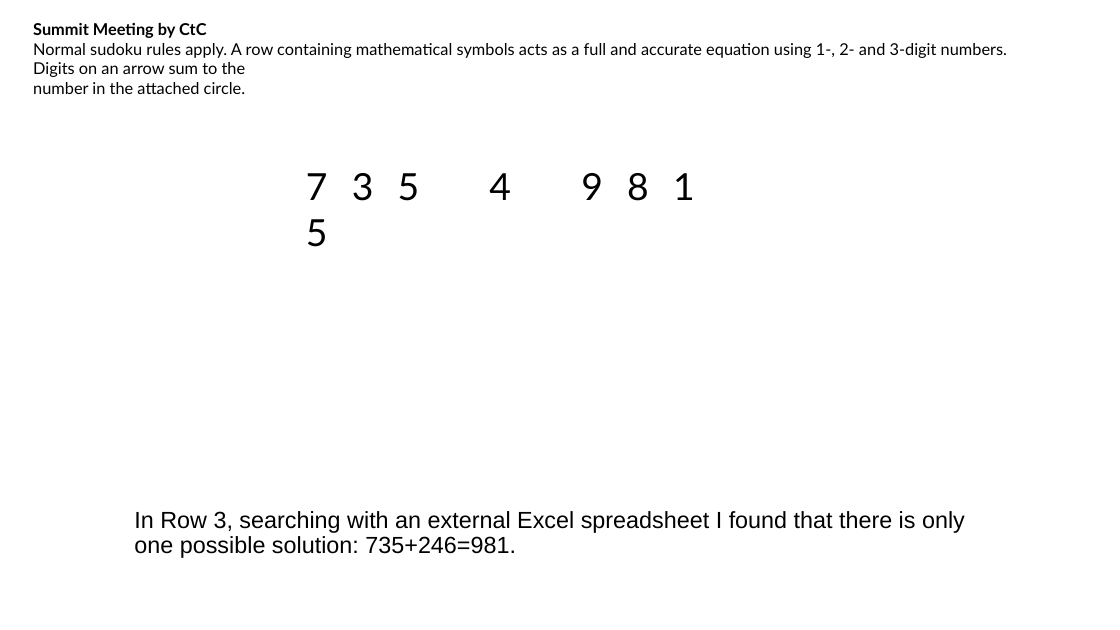
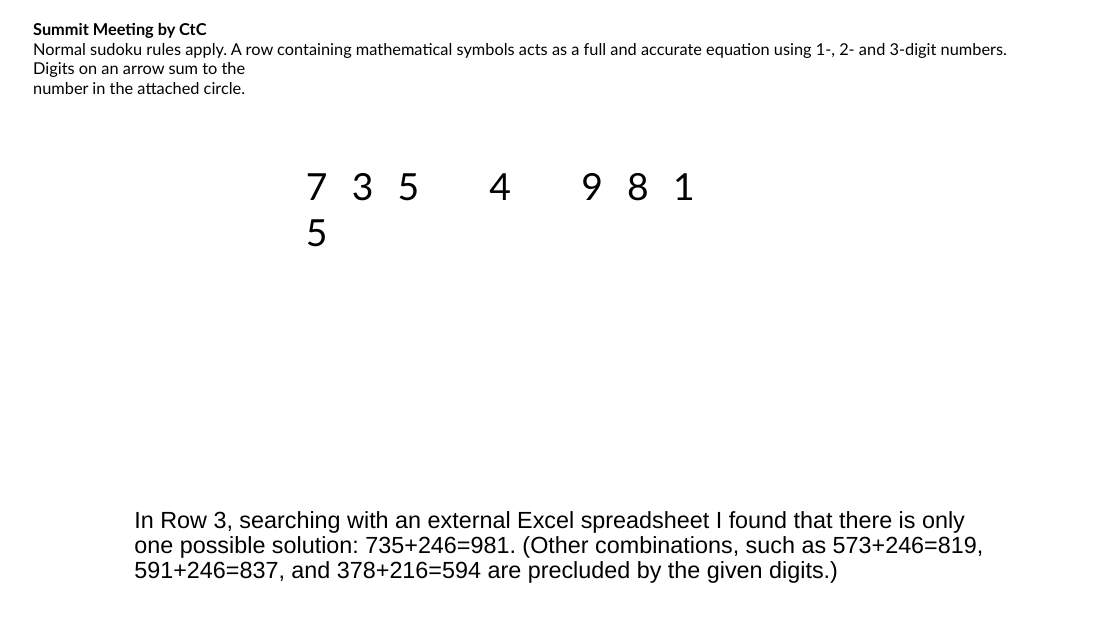
Before and after one commit to jhardis/WSJ_Number_Puzzles, a slide deck: slide 4 of 20261128_2.pptx. Drawn at 1120x630 pixels with LibreOffice and Linux fonts; fonts in the diff are those of the drawing; background and template pictures are left out. Boxes give left, top, right and bottom in pixels: in the first picture for what was removed or moved away, otherwise in the second. Text is boxed around its words. In the diff, an @@ line names an element or a change of style, - is before the commit and + after.

```diff
--- a/20261128_2.pptx
+++ b/20261128_2.pptx
@@ text at (x1=134, y1=511, x2=984, y2=583): text changed @@
-In Row 3, searching with an external Excel spreadsheet I found that there is only one possible solution: 735+246=981.
+In Row 3, searching with an external Excel spreadsheet I found that there is only one possible solution: 735+246=981. (Other combinations, such as 573+246=819, 591+246=837, and 378+216=594 are precluded by the given digits.)
```
Also in this commit, not shown: 4 other slides changed.
